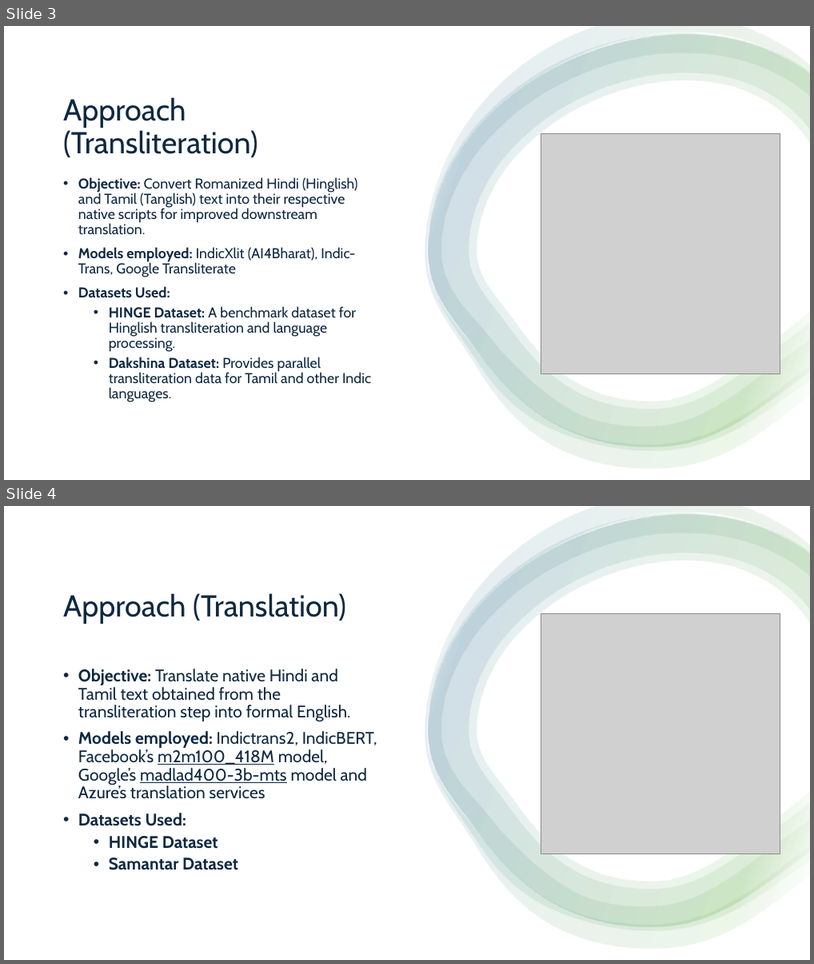
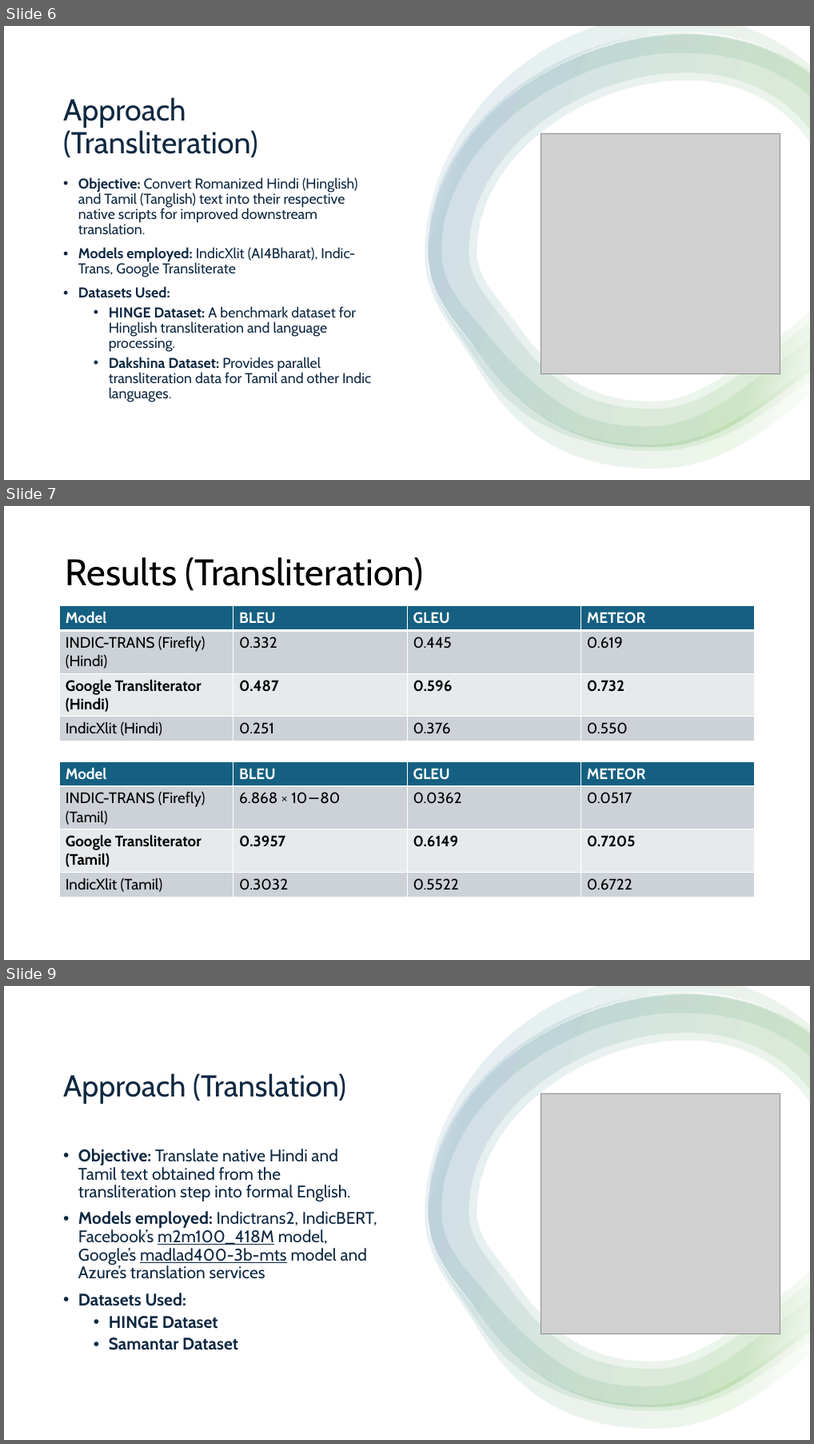
Before and after one commit to nithishkrishna21/MT_Final_Project, a slide deck: submissions and templates/MT Final Project Presentation.pptx. Shown one above the other, each under a label of ours: slides 3 and 4 before the commit, slides 6, 7 and 9 after it; the slides between them are not shown. The pictures are 814x964 and 814x1444 pixels, drawn with LibreOffice and Linux fonts; fonts in the diff are those of the drawing; grey boxes stand for pictures. Boxes give left, top, right and bottom in pixels: in the first picture for what was removed or moved away, otherwise in the second. Text is boxed around its words. In the diff, an @@ line names an element or a change of style, - is before the commit and + after.

```diff
--- a/submissions and templates/MT Final Project Presentation.pptx
+++ b/submissions and templates/MT Final Project Presentation.pptx
@@ slide 7 added at (4,506,810,960), background #FFFFFF @@
@@ title added at (66,557,424,591), 44 pt, text #000000 @@
+Results (Transliteration)
@@ table added at (60,606,757,740), 4 rows, 4 columns @@
+Model | BLEU | GLEU | METEOR
+INDIC-TRANS (Firefly) (Hindi) | 0.332 | 0.445 | 0.619
+Google Transliterator (Hindi) | 0.487 | 0.596 | 0.732
+IndicXlit (Hindi) | 0.251 | 0.376 | 0.550
@@ table added at (60,761,757,895), 4 rows, 4 columns @@
+Model | BLEU | GLEU | METEOR
+INDIC-TRANS (Firefly) (Tamil) | 6.868 × 10−80 | 0.0362 | 0.0517
+Google Transliterator (Tamil) | 0.3957 | 0.6149 | 0.7205
+IndicXlit (Tamil) | 0.3032 | 0.5522 | 0.6722
@@ what was slide 3 is now slide 6 @@
@@ what was slide 4 is now slide 9 @@
```
Also in this commit, not shown: 6 other slides added, 4 other files.
